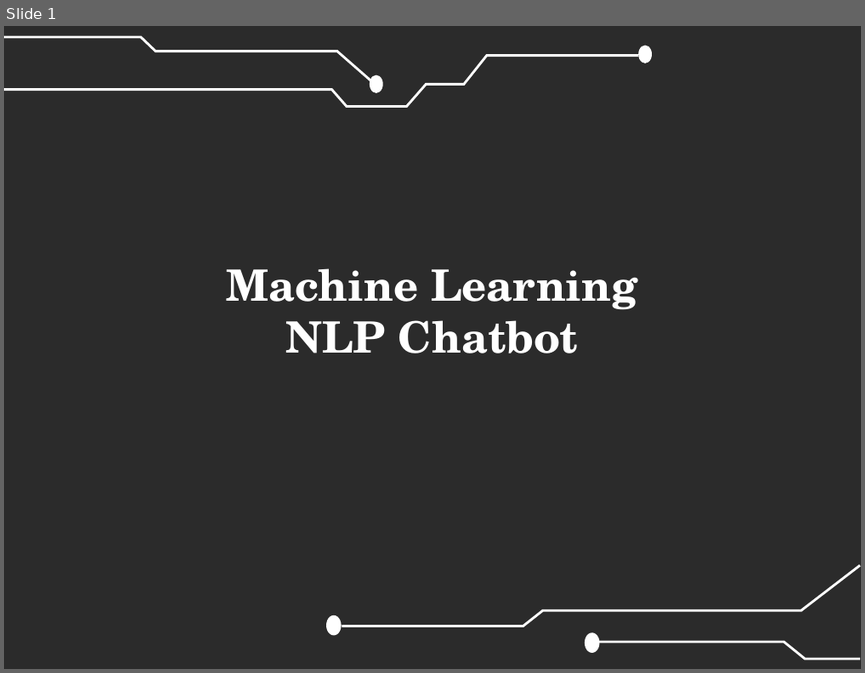
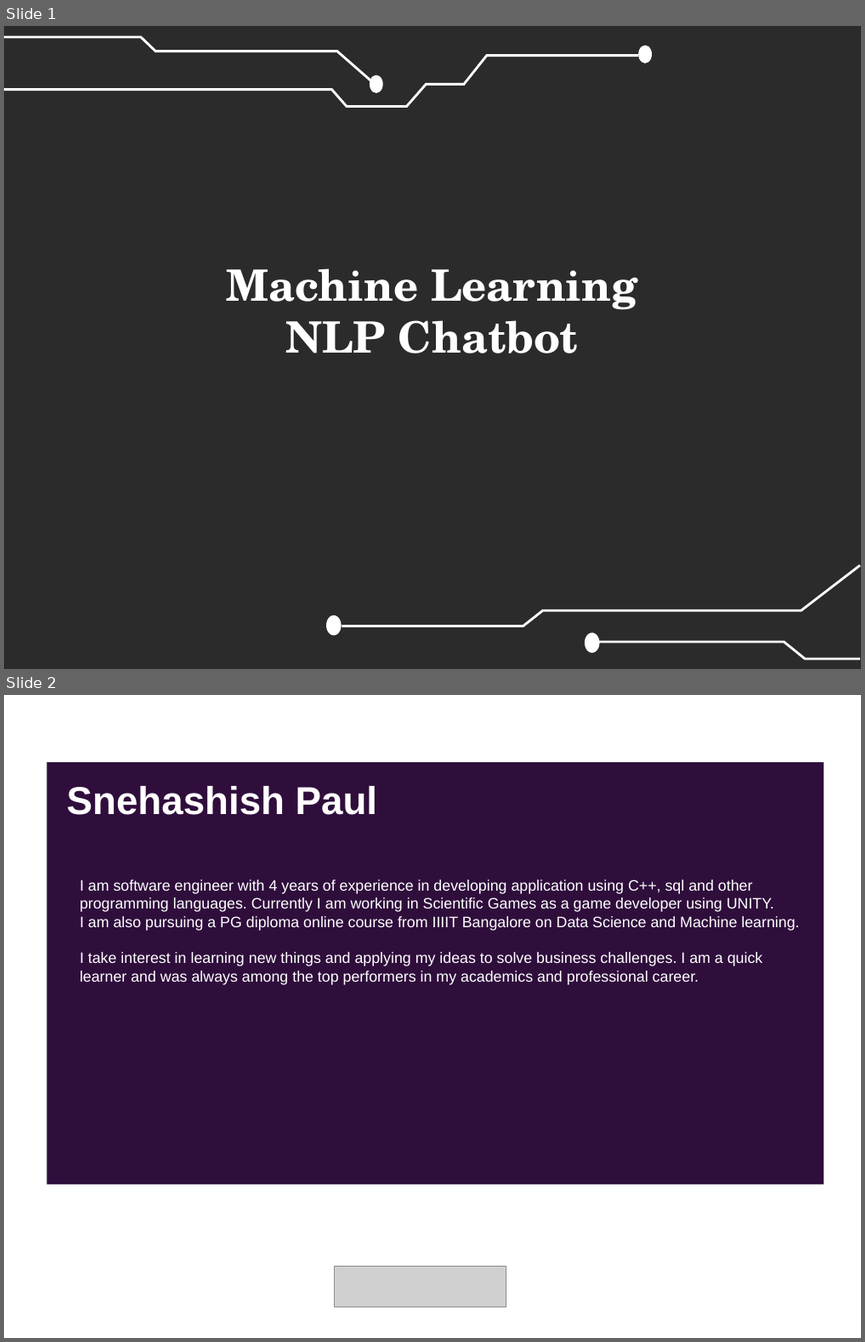
Before and after one commit to Snehashish30/NLP_chatbot, a slide deck: SolutionPresentation.pptx. Shown one above the other, each under a label of ours: slide 1 before the commit, slides 1 and 2 after it. The pictures are 865x673 and 865x1342 pixels, drawn with LibreOffice and Linux fonts; fonts in the diff are those of the drawing; grey boxes stand for pictures; background and template pictures are left out; a plain dark background stands for a picture behind light text. Boxes give left, top, right and bottom in pixels: in the first picture for what was removed or moved away, otherwise in the second. Text is boxed around its words. In the diff, an @@ line names an element or a change of style, - is before the commit and + after.

```diff
--- a/SolutionPresentation.pptx
+++ b/SolutionPresentation.pptx
@@ slide 2 added at box(4, 695, 861, 1338), background #FFFFFF @@
@@ rectangle added at box(46, 763, 823, 1185), fill #2F0E3C @@
@@ text added at box(67, 786, 377, 815), 36 pt, text #FFFFFF, bold @@
+Snehashish Paul
@@ text added at box(80, 879, 799, 985), 14 pt, text #FFFFFF @@
+I am software engineer with 4 years of experience in developing application using C++, sql and other programming languages. Currently I am working in Scientific Games as a game developer using UNITY.
+I am also pursuing a PG diploma online course from IIIIT Bangalore on Data Science and Machine learning.
+I take interest in learning new things and applying my ideas to solve business challenges. I am a quick learner and was always among the top performers in my academics and professional career.
@@ picture added at box(335, 1265, 506, 1307) @@
```
Also in this commit, not shown: 11 slides changed, 1 other slide added, 1 slide removed, 14 other files.
